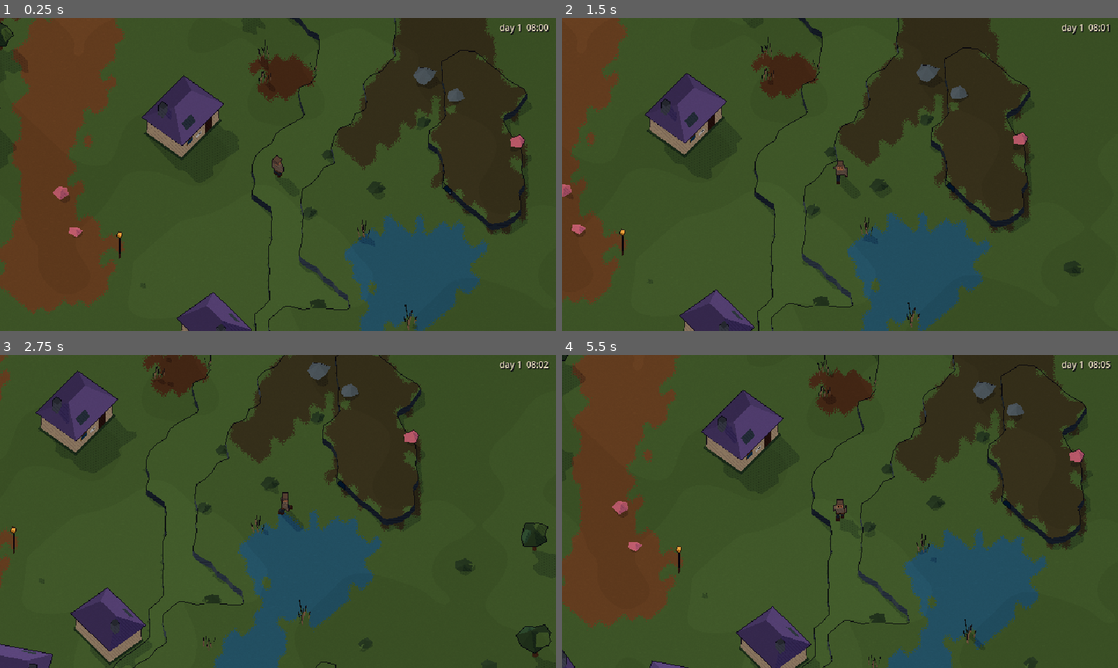
Above: before the commit, frames 1-4 (two rows, left to right).
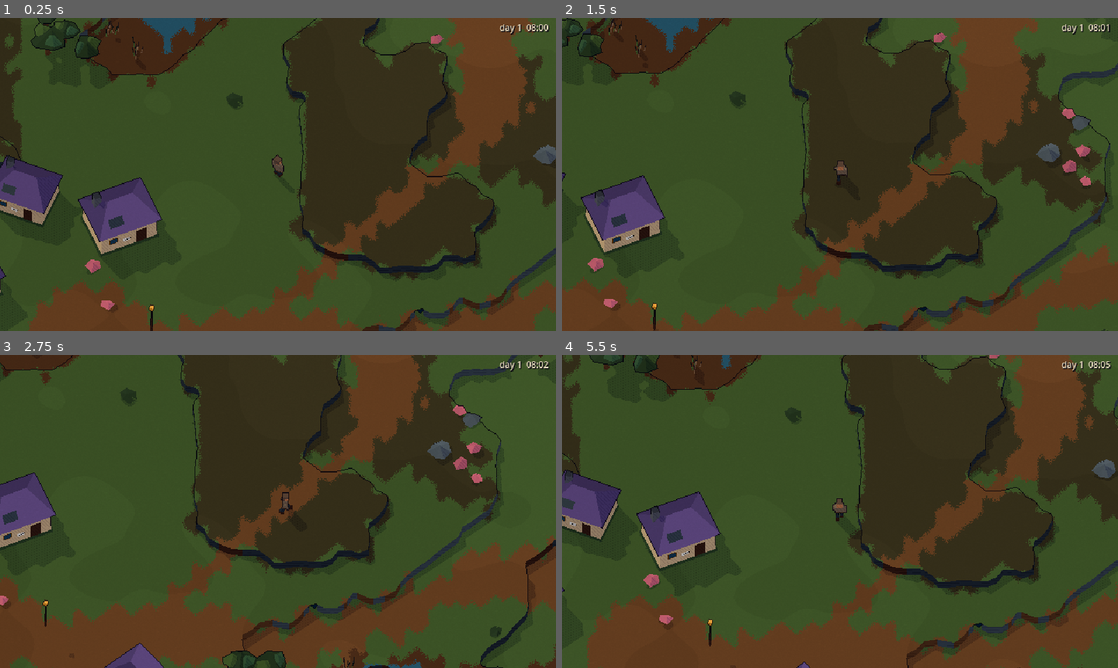
Above: after the commit, the same moments.

Repository: Xaxis/unspent-ortho
Game: Godot game, scene res://src/main.tscn
The game is run twice, just before and just after one commit, with the same random seed, the same clock (stepped at 60 frames per second) and the same inputs.
Inputs:
- Up to frame 1 (0.25 s): no input
- Up to frame 2 (1.5 s): hold D (move_right) 0.53-1.28 s; tap Shift (dodge) at 0.6 s; hold S (move_down) from 1.28 s (still down); tap F (lamp) at 1.35 s
- Up to frame 3 (2.75 s): release S (move_down) at 2.03 s; hold D (move_right) from 2.03 s (still down); tap Space (swing) at 2.1 s
- Up to frame 4 (5.5 s): release D (move_right) at 2.78 s; hold W (move_up) 2.78-3.53 s; tap one key every 0.75 s from 2.85 s: Shift (dodge) F (lamp) Space (swing) Shift (dodge); hold A (move_left) 3.53-5.03 s; hold S (move_down) from 5.03 s (still down)

The runs differ from the first frame. In frame 1, 59% of the frame differs, in the area x 0-100%, y 0-100%; in frame 2, 54%; in frame 3, 52%; in frame 4, 60%.

Commit message:
Raise low dunes behind the Coast's bays
Beaches ran flat into the grass. On the Coast the ground a few tiles
behind a sandy bay now rises in ridged hummocks, a level at most, so the
dunes draw their own contours without turning into scree.

The shifted coast put a pole of a village's power spur in front of the
player on waking; masts now keep clear of the spawn like everything else.

Diff:
--- a/src/core/worldgen/gen_relief.gd
+++ b/src/core/worldgen/gen_relief.gd
@@ -25,6 +25,8 @@
 	var cliffn := GenFields.field(GenFields.noise(s, 304, 1.0 / 44.0, 2), size, 4)
 	var shoren := GenFields.field(GenFields.noise(s, 306, 1.0 / 60.0, 2), size, 8)
 	var shelf := GenFields.field(GenFields.noise(s, 305, 1.0 / 30.0, 2), size, 4)
+	var dunes := GenFields.sample(GenFields.noise(s, 308, 1.0 / 8.0, 2), size, 1)
+	var coastal := GenFields.upsample(c.soft[Country.COAST], c.cw, GenContext.STEP, size)
 	var heart := c.hearts[Country.BURNING]
 	var crater := crater_radius(c)
 	# The rim is a broken ring, never a drawn circle.
@@ -74,6 +76,10 @@
 					var flat := 1.0 + maxf(0.0, sh) * 7.0
 					var slope := 0.3 + maxf(0.0, -sh) * 1.6
 					var beach := minf(e, 0.95 + maxf(0.0, d_in - flat) * slope)
+					if d_in > 1.5 and d_in < 12.0 and coastal[i] > 0.3:
+						# Dunes: ridged hummocks behind the sandy bays.
+						var ridge_v := 1.0 - absf(dunes[i])
+						beach += smoothstep(0.45, 0.95, ridge_v) * 1.15 * smoothstep(1.5, 4.0, d_in) * (1.0 - smoothstep(8.0, 12.0, d_in)) * minf(1.0, (coastal[i] - 0.3) * 2.5)
 					var top := maxf(e, 3.2 + cl * 3.0 + e * 0.1)
 					var headland := lerpf(top, e, smoothstep(5.0, 18.0, d_in))
 					if d_in < 1.3:
--- a/src/core/worldgen/gen_scatter.gd
+++ b/src/core/worldgen/gen_scatter.gd
@@ -395,6 +395,9 @@
 				continue
 			var i := floori(q.y) * c.size + floori(q.x)
 			if c.land[i] == 0 or c.water[i] != 0 or c.road[i] != 0 or c.village[i] != 0 or occ[i] != 0:
+				continue
+			var to_spawn := q - w.spawn
+			if to_spawn.length_squared() < 16.0 or (to_spawn.length_squared() < 81.0 and to_spawn.normalized().dot(Vector2.from_angle(w.spawn_facing)) > 0.5):
 				continue
 			var prop := _add(c, kind, q)
 			prop.rot = dir.angle()
